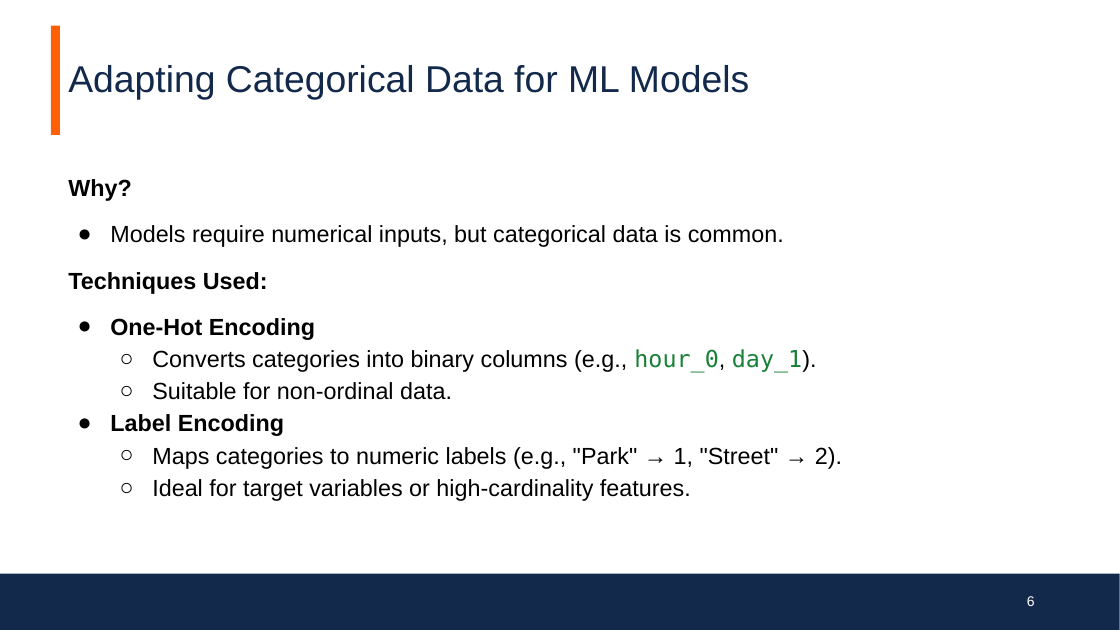
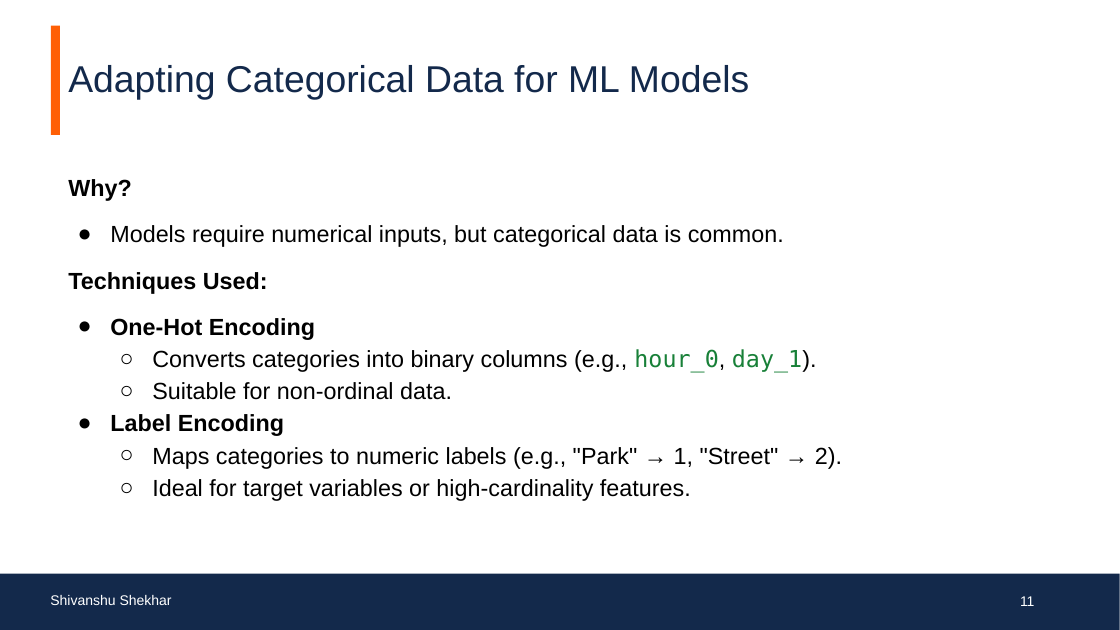
Before and after one commit to SimonKato/Chicago-Crime-Analysis, a slide deck: slide 11 of FinalPresentation.pptx (slide 6 before the commit). Drawn at 1120x630 pixels with LibreOffice and Linux fonts; fonts in the diff are those of the drawing; background and template pictures are left out. Boxes give left, top, right and bottom in pixels: in the first picture for what was removed or moved away, otherwise in the second. Text is boxed around its words. In the diff, an @@ line names an element or a change of style, - is before the commit and + after.

```diff
--- a/FinalPresentation.pptx
+++ b/FinalPresentation.pptx
@@ text added at box(50, 595, 172, 605), 12 pt, text #FFFFFF @@
+Shivanshu Shekhar
@@ page number at box(1020, 596, 1034, 606): text changed @@
-6
+11
```
Also in this commit, not shown: 7 other slides changed, 5 slides added, 14 other files.
